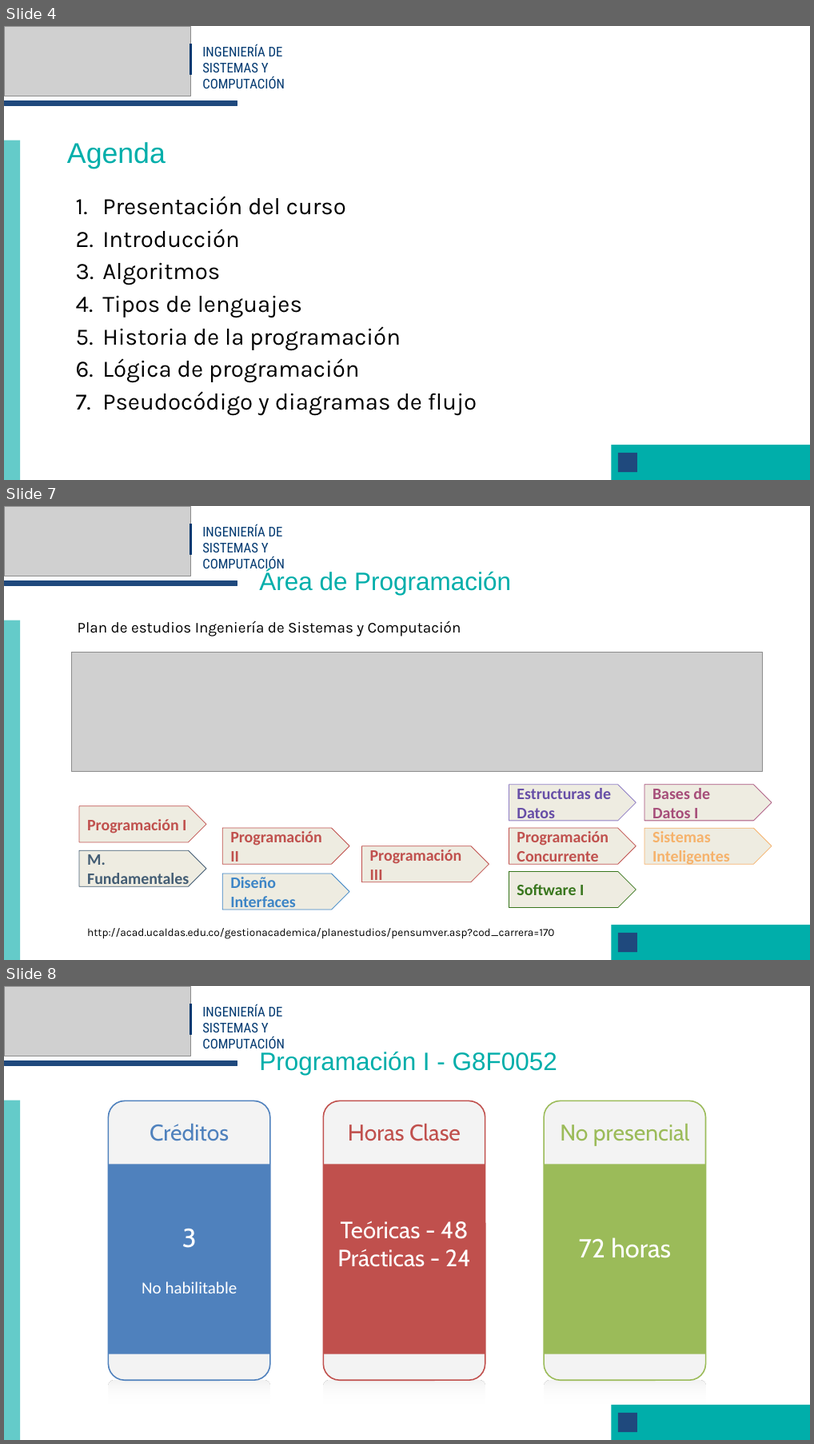
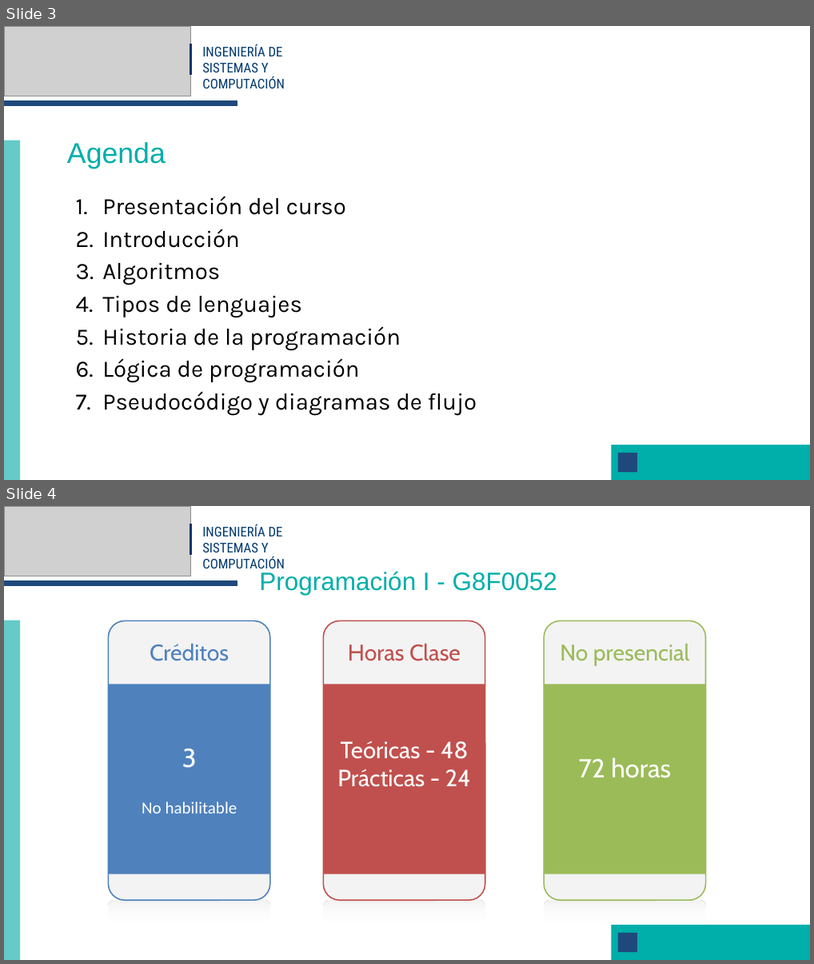
Before and after one commit to BioAITeamLearning/AlgProgI_2026_02_Ucaldas, a slide deck: content/resources/clase-1/clase1-diaps.pptx. Shown one above the other, each under a label of ours: slides 4, 7 and 8 before the commit, slides 3 and 4 after it; the slides between them are not shown. The pictures are 814x1444 and 814x964 pixels, drawn with LibreOffice and Linux fonts; fonts in the diff are those of the drawing; grey boxes stand for pictures; background and template pictures are left out. Boxes give left, top, right and bottom in pixels: in the first picture for what was removed or moved away, otherwise in the second. Text is boxed around its words. In the diff, an @@ line names an element or a change of style, - is before the commit and + after.

```diff
--- a/content/resources/clase-1/clase1-diaps.pptx
+++ b/content/resources/clase-1/clase1-diaps.pptx
@@ slide 7 removed at box(4, 506, 810, 960), background #FFFFFF @@
@@ picture removed at box(4, 506, 191, 576) @@
@@ rectangle removed at box(190, 524, 191, 554) @@
@@ text removed at box(202, 524, 285, 572) @@
-INGENIERÍA DE SISTEMAS Y COMPUTACIÓN
@@ title removed at box(259, 570, 511, 595) @@
-Área de Programación
@@ rectangle removed at box(4, 580, 237, 585) @@
@@ freeform shape removed at box(4, 620, 20, 960) @@
@@ text removed at box(78, 620, 462, 636) @@
-Plan de estudios Ingeniería de Sistemas y Computación
@@ picture removed at box(71, 652, 762, 772) @@
@@ pentagon arrow removed at box(509, 784, 636, 820) @@
-Estructuras de Datos
@@ pentagon arrow removed at box(646, 784, 772, 820) @@
-Bases de
-Datos I
@@ pentagon arrow removed at box(79, 806, 206, 842) @@
-Programación I
@@ pentagon arrow removed at box(222, 828, 350, 864) @@
-Programación II
@@ pentagon arrow removed at box(509, 828, 636, 864) @@
-Programación Concurrente
@@ pentagon arrow removed at box(646, 828, 772, 864) @@
-Sistemas Inteligentes
@@ pentagon arrow removed at box(79, 850, 206, 887) @@
-M. Fundamentales
@@ pentagon arrow removed at box(362, 846, 489, 882) @@
-Programación III
@@ pentagon arrow removed at box(222, 873, 350, 909) @@
-Diseño Interfaces
@@ pentagon arrow removed at box(509, 872, 636, 908) @@
-Software I
@@ text removed at box(87, 928, 554, 939) @@
-http://acad.ucaldas.edu.co/gestionacademica/planestudios/pensumver.asp?cod_carrera=170
@@ freeform shape removed at box(611, 924, 810, 960) @@
@@ freeform shape removed at box(618, 932, 638, 952) @@
@@ what was slide 4 is now slide 3 @@
@@ what was slide 8 is now slide 4 @@
```
Also in this commit, not shown: 1 slide changed, 3 other slides removed, 2 other files.
